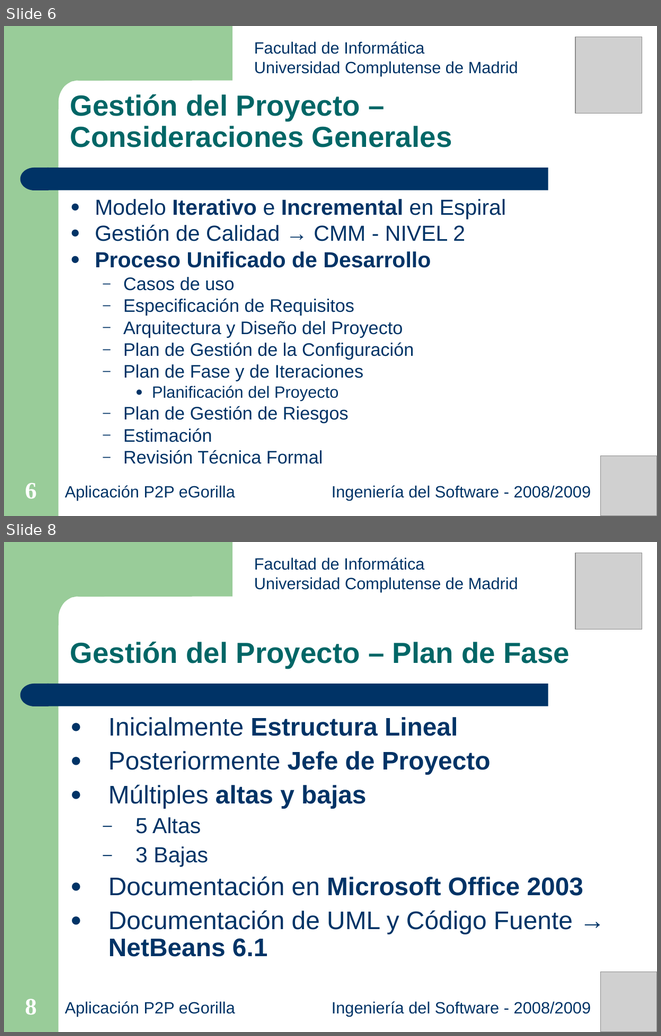
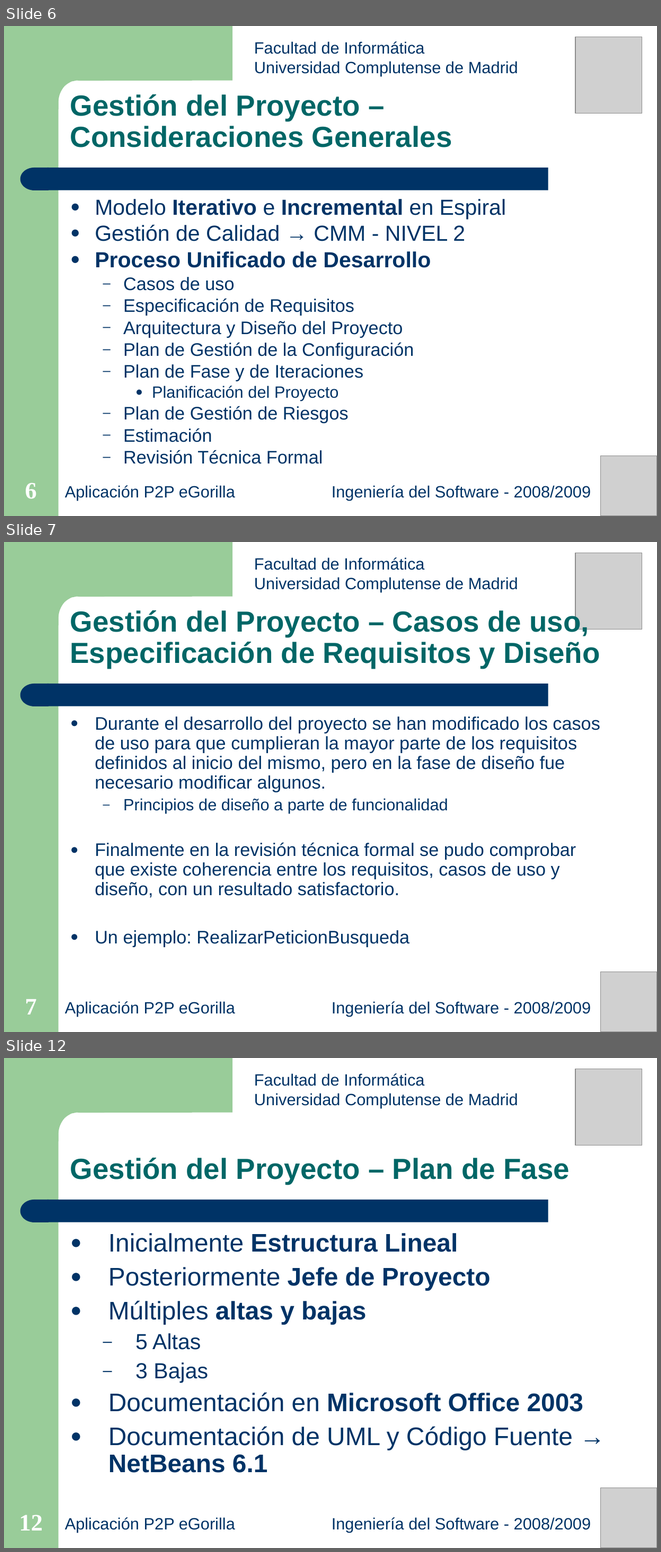
Before and after one commit to salcedonia/egorilla-software-engineering-2008-2009, a slide deck: doc/presentaciones/Presentacion_27-05-2009.ppt. Shown one above the other, each under a label of ours: slides 6 and 8 before the commit, slides 6, 7 and 12 after it; the slides between them are not shown. The pictures are 661x1036 and 661x1552 pixels, drawn with LibreOffice and Linux fonts; fonts in the diff are those of the drawing; grey boxes stand for pictures. Boxes give left, top, right and bottom in pixels: in the first picture for what was removed or moved away, otherwise in the second. Text is boxed around its words. In the diff, an @@ line names an element or a change of style, - is before the commit and + after.

```diff
--- a/doc/presentaciones/Presentacion_27-05-2009.ppt
+++ b/doc/presentaciones/Presentacion_27-05-2009.ppt
@@ slide 7 added at <box>4,542,657,1032</box>, background #FFFFFF; not listed: 4 template elements that a slide beside it also shows @@
@@ text added at <box>254,557,518,592</box>, 18 pt, text #003366 @@
+Facultad de Informática
+Universidad Complutense de Madrid
@@ picture added at <box>575,553,642,629</box> @@
@@ text added at <box>70,609,600,668</box>, 32 pt, text #006666, bold @@
+Gestión del Proyecto – Casos de uso, Especificación de Requisitos y Diseño
@@ text added at <box>95,716,600,946</box>, 20 pt, text #003366 @@
+● Durante el desarrollo del proyecto se han modificado los casos de uso para que cumplieran la mayor parte de los requisitos definidos al inicio del mismo, pero en la fase de diseño fue necesario modificar algunos.
+  – Principios de diseño a parte de funcionalidad
+● Finalmente en la revisión técnica formal se pudo comprobar que existe coherencia entre los requisitos, casos de uso y diseño, con un resultado satisfactorio.
+● Un ejemplo: RealizarPeticionBusqueda
@@ picture added at <box>600,972,657,1032</box> @@
@@ page number added at <box>25,999,37,1014</box>, 26 pt, text #FFFFFF, bold @@
+7
@@ text added at <box>65,1001,235,1016</box>, 18 pt, text #003366 @@
+Aplicación P2P eGorilla
@@ text added at <box>332,1001,591,1016</box>, 18 pt, text #003366 @@
+Ingeniería del Software - 2008/2009
@@ what was slide 8 is now slide 12 @@
@@ page number at <box>19,1514,43,1530</box>: text changed @@
-8
+12
```
Also in this commit, not shown: 1 slide changed, 3 other slides added.
